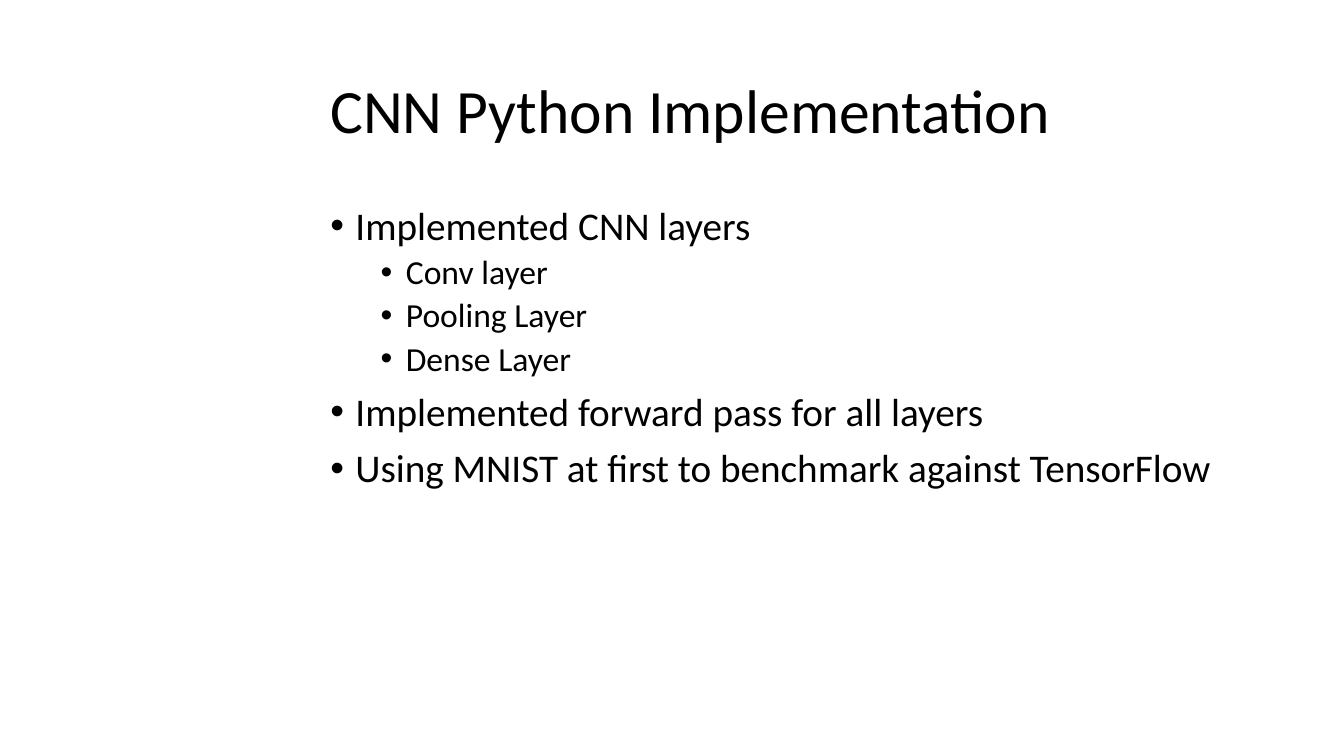
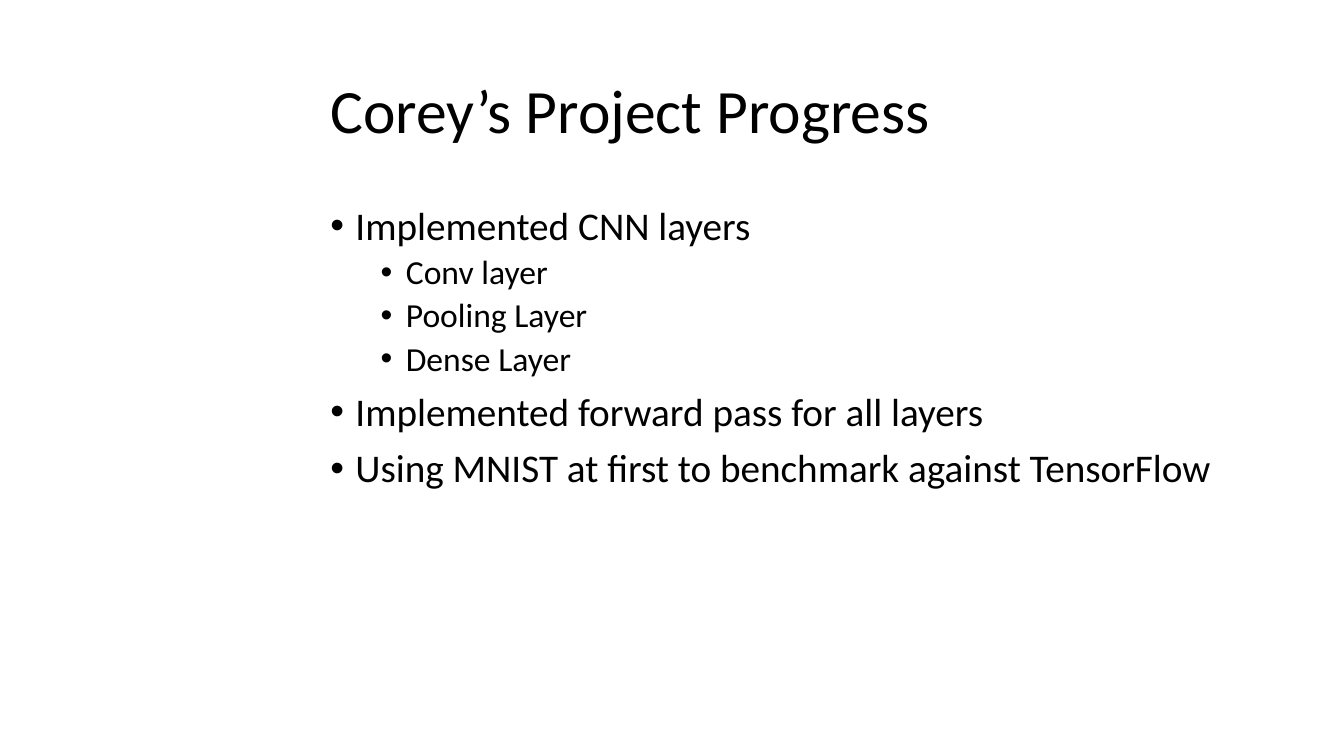
Before and after one commit to mayersjd/HardwareCNN, a slide deck: slide 3 of Presentations/ProjectPresentation_02-18.pptx (slide 2 before the commit). Drawn at 1344x756 pixels with LibreOffice and Linux fonts; fonts in the diff are those of the drawing; background and template pictures are left out. Boxes give left, top, right and bottom in pixels: in the first picture for what was removed or moved away, otherwise in the second. Text is boxed around its words. In the diff, an @@ line names an element or a change of style, - is before the commit and + after.

```diff
--- a/Presentations/ProjectPresentation_02-18.pptx
+++ b/Presentations/ProjectPresentation_02-18.pptx
@@ title at (330,90,929,144): text changed @@
-CNN Python Implementation
+Corey’s Project Progress
```
Also in this commit, not shown: 1 other slide changed, 11 slides added, 1 other file.
